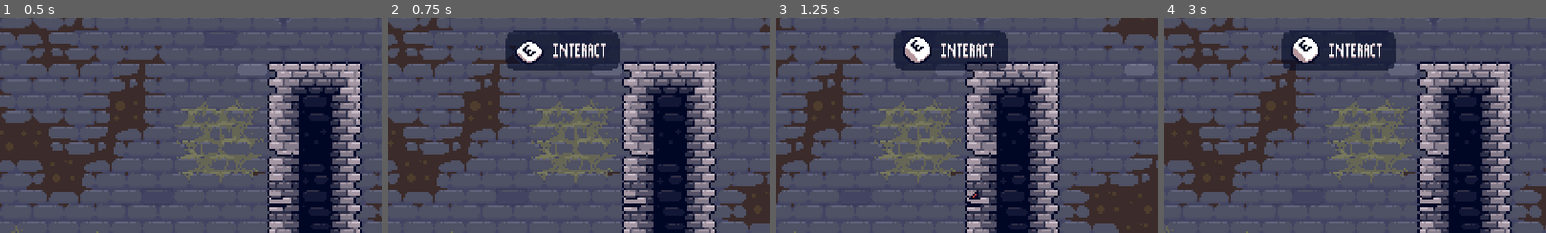
Above: before the commit, frames 1-4 (left to right).
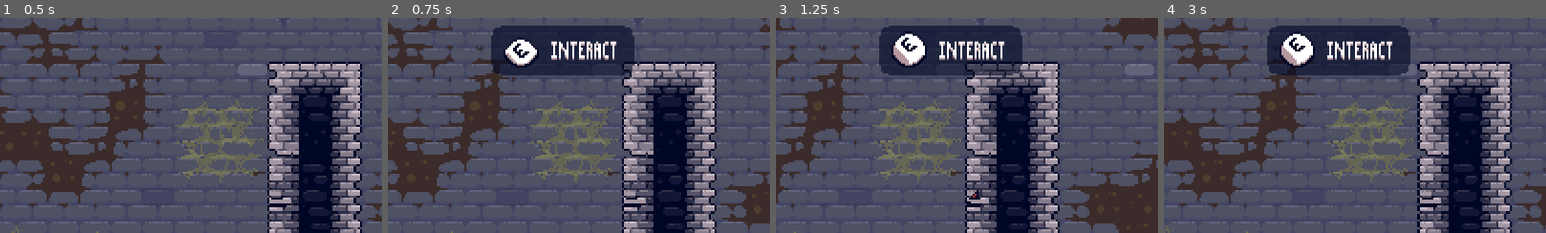
Above: after the commit, the same moments.

Repository: Lukko-Digital/You-Made-The-Dungeon
Game: Godot game, scene res://scenes/level1.tscn
Same seed, same stepped clock (60 frames per second), same inputs: the game is played once before the commit and once after it. The engine's default icon, where the game draws it, is replaced by a stand-in: a white triangle on a blue panel in a dark square.
Inputs:
- Up to frame 1 (0.5 s): no input
- Up to frame 2 (0.75 s): hold D (right) from 0.53 s (still down); tap E (interact) at 0.6 s
- Up to frame 3 (1.25 s): keep holding D (right); tap Space (jump) at 0.77 s
- Up to frame 4 (3 s): tap E (interact) at 1.35, 2.1, 2.85 s; tap Space (jump) at 1.52 s; release D (right) at 2.03 s; hold A (left) 2.03-2.78 s; hold D (right) from 2.78 s (still down)
The pictures show only the part of the screen within x 27-77%, y 12-62%; the shares and areas given below are measured in that part.

Frame 1 is identical in both runs. In frame 2, 4.6% of the frame differs, in the area x 27-65%, y 3-27%; in frame 3, 4.8%; in frame 4, 4.8%.
Error in both runs: Invalid assignment of property or key 'parameters/conditions/not_shot' with value of type 'bool' on a base object of type 'AnimationTree'. (res://scripts/playe…

Commit message:
add dialogue sound

Diff:
--- a/scenes/ui.tscn
+++ b/scenes/ui.tscn
@@ -1,10 +1,11 @@
-[gd_scene load_steps=9 format=3 uid="uid://bkhd2ngxnf8vq"]
+[gd_scene load_steps=10 format=3 uid="uid://bkhd2ngxnf8vq"]
 
 [ext_resource type="Script" path="res://scripts/ui.gd" id="1_jwmxf"]
 [ext_resource type="Texture2D" uid="uid://03o6p8phl2e2" path="res://assets/sprites/textbox.png" id="2_6wxhs"]
 [ext_resource type="FontFile" uid="uid://c1t3nidwmcnq4" path="res://assets/fonts/8bitoperator_jve.ttf" id="2_exex5"]
 [ext_resource type="Texture2D" uid="uid://dx461uwio2nym" path="res://assets/sprites/key_press.png" id="2_iarai"]
 [ext_resource type="Texture2D" uid="uid://criln7mov7pob" path="res://assets/sprites/key_press_bg.png" id="3_d1usr"]
+[ext_resource type="AudioStream" uid="uid://dweipjo8qh7ai" path="res://assets/audio/talking_sound_2.mp3" id="5_qc10x"]
 [ext_resource type="Texture2D" uid="uid://y30crtfokuno" path="res://icon.svg" id="6_e10rv"]
 
 [sub_resource type="Animation" id="Animation_wtn3e"]
@@ -61,13 +62,13 @@
 
 [node name="EKey" type="Sprite2D" parent="HBoxContainer/VBoxContainer/MarginContainer2/DialoguePrompt"]
 z_index = 10
-scale = Vector2(4, 4)
+scale = Vector2(5, 5)
 texture = ExtResource("2_iarai")
 hframes = 2
 
 [node name="KeyBackground" type="Sprite2D" parent="HBoxContainer/VBoxContainer/MarginContainer2/DialoguePrompt"]
 self_modulate = Color(1, 1, 1, 0.592157)
-scale = Vector2(4, 4)
+scale = Vector2(5, 5)
 texture = ExtResource("3_d1usr")
 
 [node name="AnimationPlayer" type="AnimationPlayer" parent="HBoxContainer/VBoxContainer/MarginContainer2/DialoguePrompt"]
@@ -87,6 +88,9 @@
 patch_margin_top = 42
 patch_margin_right = 42
 patch_margin_bottom = 42
+
+[node name="AudioStreamPlayer" type="AudioStreamPlayer" parent="HBoxContainer/VBoxContainer/MarginContainer2/DialogueBox"]
+stream = ExtResource("5_qc10x")
 
 [node name="TextTimer" type="Timer" parent="HBoxContainer/VBoxContainer/MarginContainer2/DialogueBox"]
 one_shot = true
--- a/scripts/ui.gd
+++ b/scripts/ui.gd
@@ -4,18 +4,23 @@
 var in_interaction = false
 
 const DIALOGUE_PATH: String = "res://assets/dialogue/dialogue.json"
+const VOICE_PITCH_MIN: float = 0.9
+const VOICE_PITCH_MAX: float = 1.5
+
 var dialogue
 var num_interactions
 var current_dialogue_idx = 0
 var display_in_progress = false
+var rng = RandomNumberGenerator.new()
 
 @onready var dialogue_prompt: Control = $HBoxContainer/VBoxContainer/MarginContainer2/DialoguePrompt
 @onready var dialogue_box: NinePatchRect = $HBoxContainer/VBoxContainer/MarginContainer2/DialogueBox
 @onready var name_label: Label = $HBoxContainer/VBoxContainer/MarginContainer2/DialogueBox/VBoxContainer/HBoxContainer/Text/Name
 @onready var dialogue_label: Label = 	$HBoxContainer/VBoxContainer/MarginContainer2/DialogueBox/VBoxContainer/HBoxContainer/Text/Dialogue
 @onready var text_timer: Timer = $HBoxContainer/VBoxContainer/MarginContainer2/DialogueBox/TextTimer
+@onready var dialogue_noise: AudioStreamPlayer = $HBoxContainer/VBoxContainer/MarginContainer2/DialogueBox/AudioStreamPlayer
 
-const TEXT_SPEED = 0.03
+const TEXT_SPEED = 0.04
 
 # Called when the node enters the scene tree for the first time.
 func _ready():
@@ -91,6 +96,8 @@
 	display_in_progress = true
 
 	while dialogue_label.visible_characters < len(dialogue_label.text):
+		dialogue_noise.pitch_scale = rng.randf_range(VOICE_PITCH_MIN, VOICE_PITCH_MAX)
+		dialogue_noise.play()
 		dialogue_label.visible_characters += 1
 		text_timer.start()
 		await text_timer.timeout
